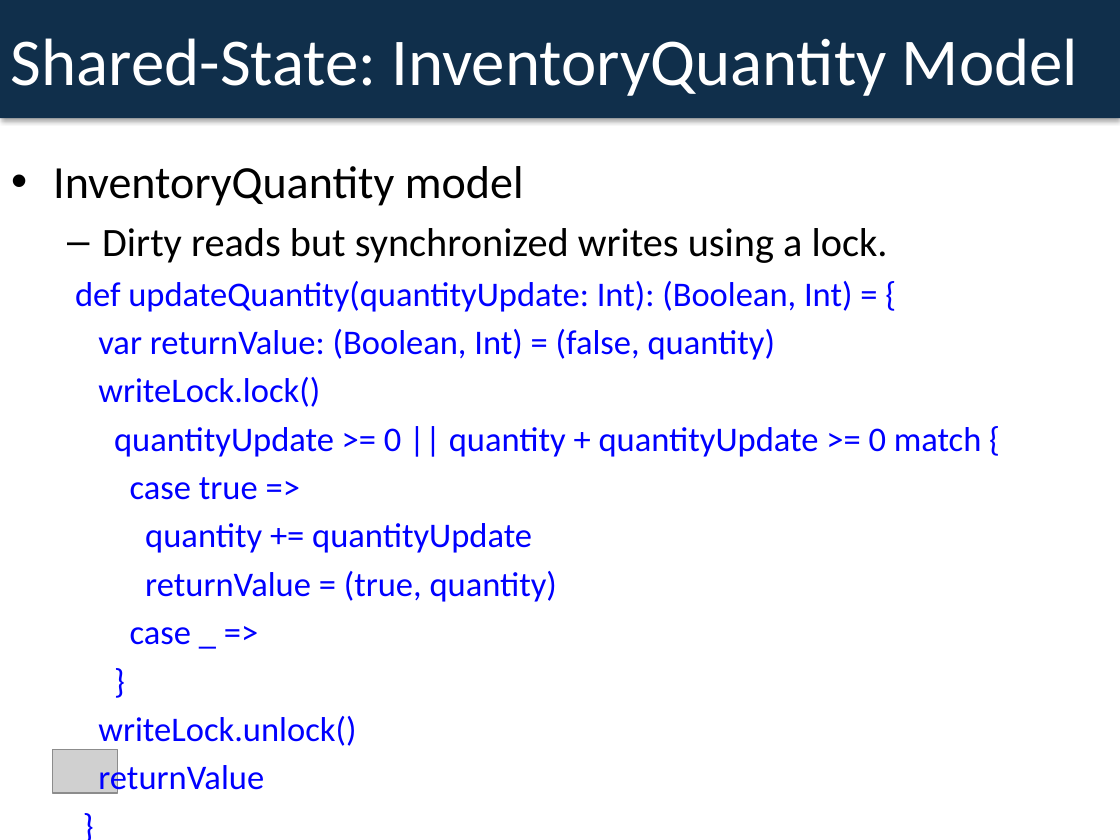
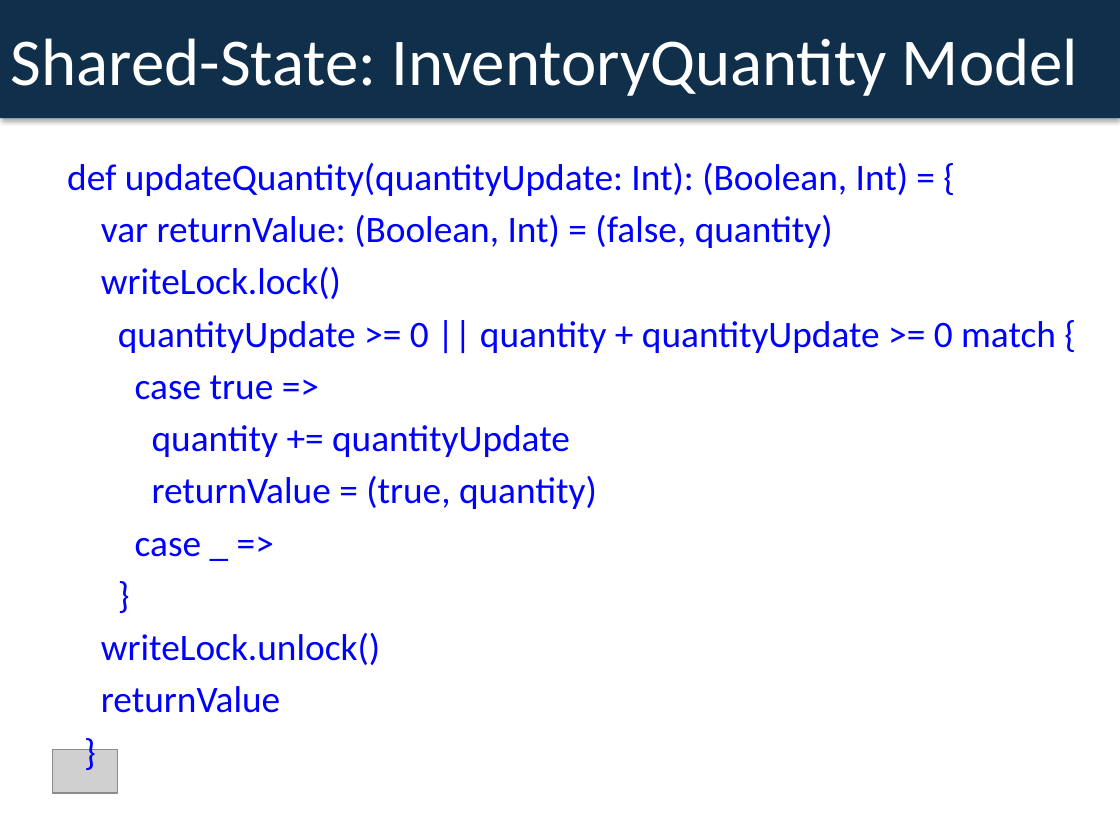
Before and after one commit to dspeele/react-vs-shared-state-inventory, a slide deck: slide 13 of React Vs Shared State Deck.pptx. Drawn at 1120x840 pixels with LibreOffice and Linux fonts; fonts in the diff are those of the drawing; grey boxes stand for pictures. Boxes give left, top, right and bottom in pixels: in the first picture for what was removed or moved away, otherwise in the second. Text is boxed around its words. In the diff, an @@ line names an element or a change of style, - is before the commit and + after.

```diff
--- a/React Vs Shared State Deck.pptx
+++ b/React Vs Shared State Deck.pptx
@@ text "def updateQuantity(quantityUpdate: Int): (Boolean, Int) ..." at <box>67,163,1056,713</box>: size 22.2 to 24 pt; list level 2 to 1 in "def updateQuantity(quantityUpdate: Int): (Boolean, Int) ..." @@
@@ text at <box>53,166,888,263</box>: paragraphs removed @@
-• InventoryQuantity model
-  – Dirty reads but synchronized writes using a lock.
```
Also in this commit, not shown: 4 other slides changed, 1 slide added, 1 other file.
